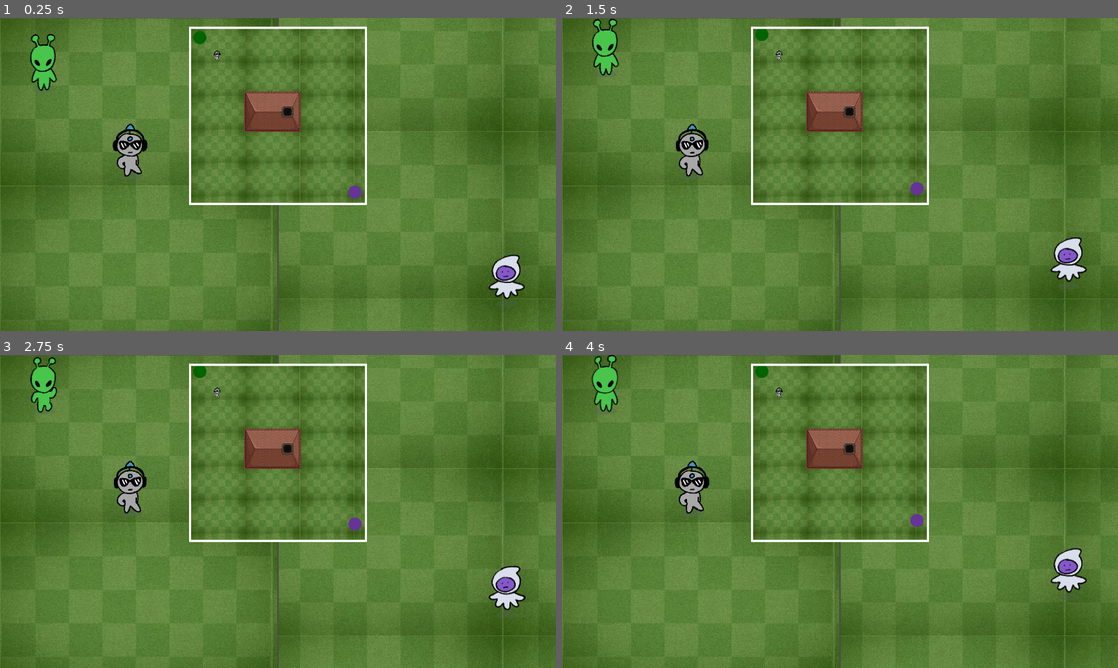
Above: before the commit, frames 1-4 (two rows, left to right).
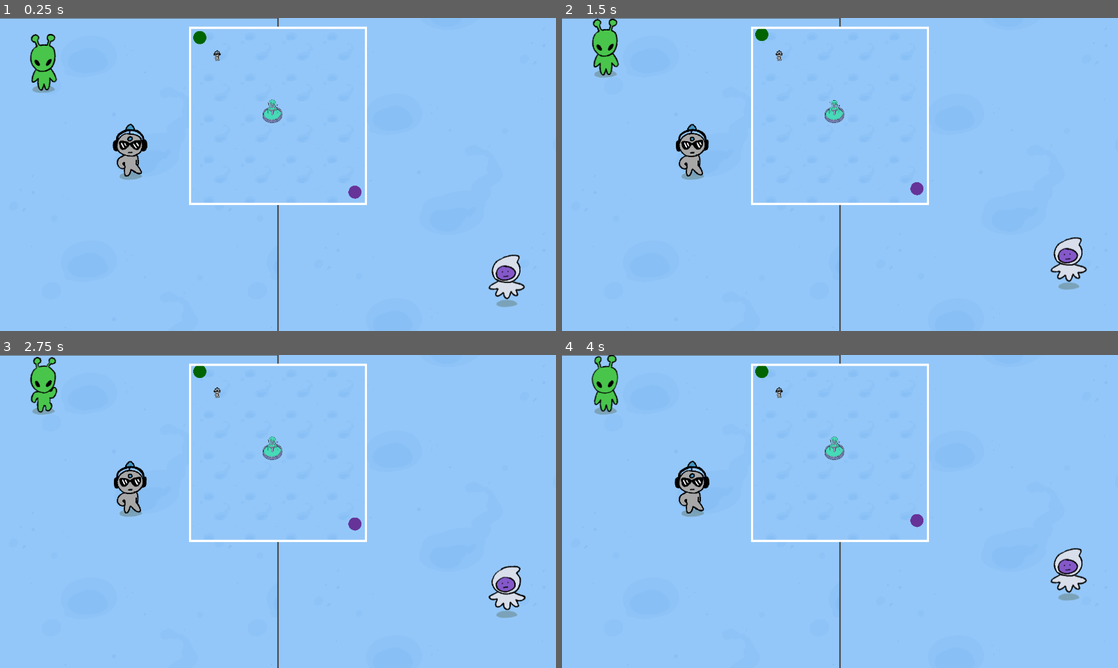
Above: after the commit, the same moments.

Repository: liannie3/wwhataburger
Game: Godot game, scene res://main_game/SpitScreen.tscn
The game is run twice, just before and just after one commit, with the same random seed, the same clock (stepped at 60 frames per second) and the same inputs. This scene is started directly instead of the project's main scene.
Inputs:
- Up to frame 1 (0.25 s): no input
- Up to frame 2 (1.5 s): hold W (p1_up) 0.53-1.28 s; tap I (p2_up) at 0.6, 1.35 s
- Up to frame 3 (2.75 s): hold W (p1_up) from 2.03 s (still down); tap I (p2_up) at 2.1 s
- Up to frame 4 (4 s): tap I (p2_up) at 2.85, 3.6 s; release W (p1_up) at 3.53 s

The runs differ from the first frame. In frame 1, 97% of the frame differs, in the area x 0-100%, y 0-100%; in frame 2, 97%; in frame 3, 97%; in frame 4, 97%.

Commit message:
Change background and building

Diff:
--- a/main_game/obstacles/Building.tscn
+++ b/main_game/obstacles/Building.tscn
@@ -1,15 +1,32 @@
 [gd_scene format=3 uid="uid://i658wphwtwt8"]
 
-[ext_resource type="Texture2D" uid="uid://co5dpesr3adyt" path="res://assets/building.png" id="1_bcgve"]
+[ext_resource type="Texture2D" uid="uid://px7ns8y0wrqn" path="res://assets/fountain.PNG" id="1_kvidj"]
+[ext_resource type="Texture2D" uid="uid://bjqtqcal65xl0" path="res://assets/fountain2.PNG" id="2_d3bf0"]
 
 [sub_resource type="RectangleShape2D" id="RectangleShape2D_kvidj"]
-size = Vector2(653, 463)
+size = Vector2(227, 266)
+
+[sub_resource type="SpriteFrames" id="SpriteFrames_71cv4"]
+animations = [{
+"frames": [{
+"duration": 1.0,
+"texture": ExtResource("1_kvidj")
+}, {
+"duration": 1.0,
+"texture": ExtResource("2_d3bf0")
+}],
+"loop": true,
+"name": &"idle",
+"speed": 2.5
+}]
 
 [node name="Building" type="StaticBody2D" unique_id=204772846]
 
-[node name="Sprite2D" type="Sprite2D" parent="." unique_id=2077629954]
-texture = ExtResource("1_bcgve")
+[node name="CollisionShape2D" type="CollisionShape2D" parent="." unique_id=202534680]
+position = Vector2(-0.5, -4)
+shape = SubResource("RectangleShape2D_kvidj")
 
-[node name="CollisionShape2D" type="CollisionShape2D" parent="." unique_id=202534680]
-position = Vector2(-0.5, 0.5)
-shape = SubResource("RectangleShape2D_kvidj")
+[node name="AnimatedSprite2D" type="AnimatedSprite2D" parent="." unique_id=482328129]
+sprite_frames = SubResource("SpriteFrames_71cv4")
+animation = &"idle"
+autoplay = "idle"
Binary file changed: assets/background.png
Binary file removed: assets/building.png
Binary file added: assets/fountain.PNG
Not shown, changed: assets/fountain.PNG.import
Binary file added: assets/fountain2.PNG
Not shown, changed: assets/fountain2.PNG.import
